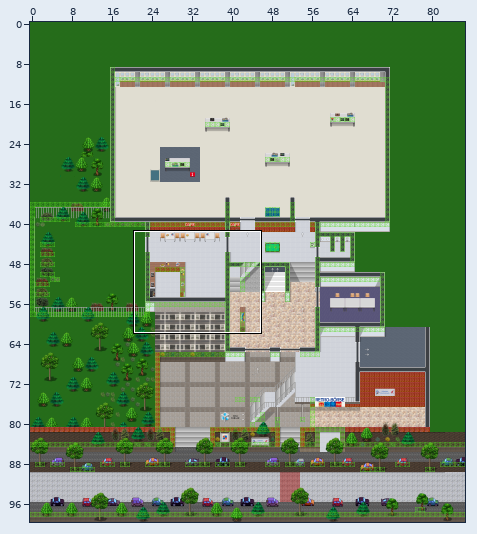
Two versions of a level (Tiled map (JSON), map/boerse.json). Above: a wide view before the commit, with the close-up outlined.
Close-up. Before:
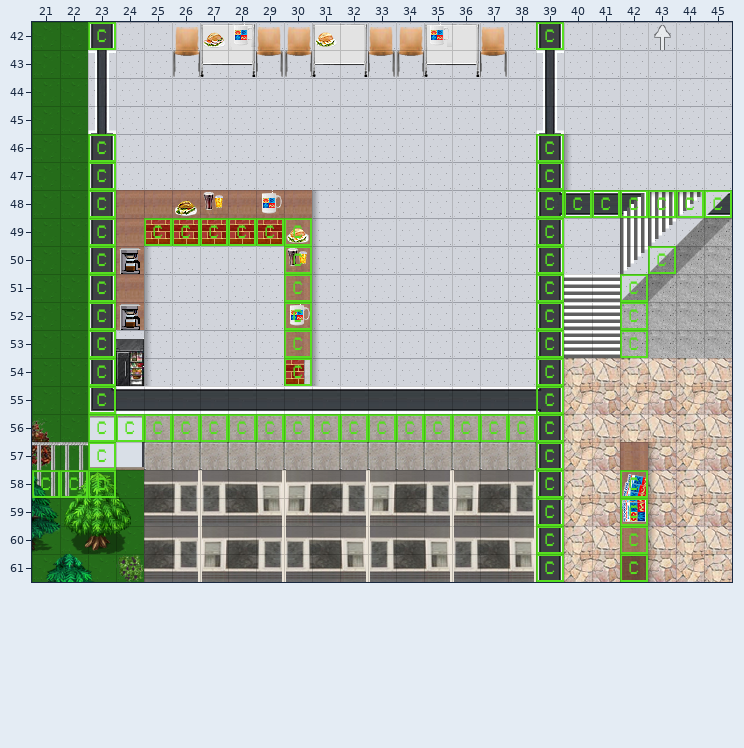
Cells are 32x32 px. Shown: x 21..45, y 42..61. The commit also changed other parts of the map, which this record leaves out.
After:
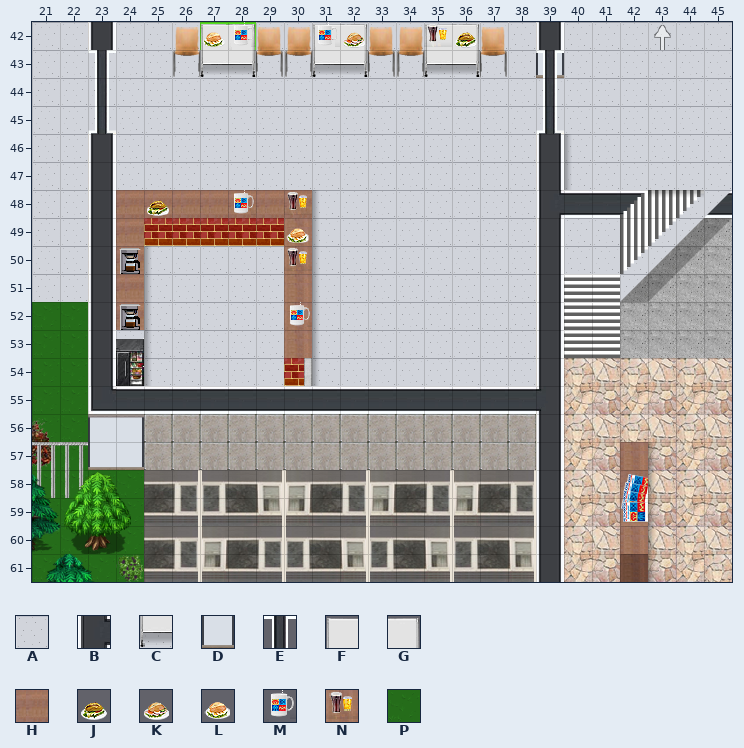
Key: from "Material": A 1, B 70, C 87 turned 90, D 114, E 145; from "Wände": F 3, G 5, H 90 turned 270; from "eqipment": J 0, K 1, L 2, M 43, N 44; from "vb_draussen": P 4.
_ is an empty cell.
Tiles replaced or removed in this view: E, F, G, H, J, K, L, M, N, P.
See-through tiles are keyed as they look on the map.
Change:
Changed rows in their new state; . is an unchanged cell.
layer "collides" opacity 100% -> 0%
Layer "Fussboden":
first column x 21:
42 AA
43 AA
44 AA
45 AA
46 AA
47 AA
48 AA
49 AA
50 AA
51 AA
Layer "Wände":
first column x 27:
42 BB...........
43 ............D
Layer "Schatten":
first column x 27:
43 CC..CC..CC
Layer "Möbel":
first column x 27:
42 __..__..__
first column x 25:
48 ______
Layer "Equipment":
first column x 27:
42 __.._..._
first column x 26:
48 __._
Layer "override":
first column x 27:
42 FG..FG..FG...
43 ............E
first column x 25:
48 HHHHHH
Layer "override2":
first column x 27:
42 LM..MK..NJ
first column x 25:
48 J..M.N
Layer "collides":
first column x 27:
42 BB..BB..BB
